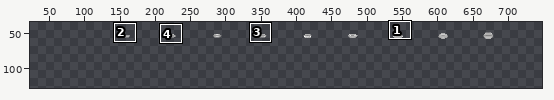
Two states of a pixel-art file, Assets/Images/mouths.aseprite. The first picture is a wide view before the edit; the outline marks the close-up.
Close-up. Before the commit:
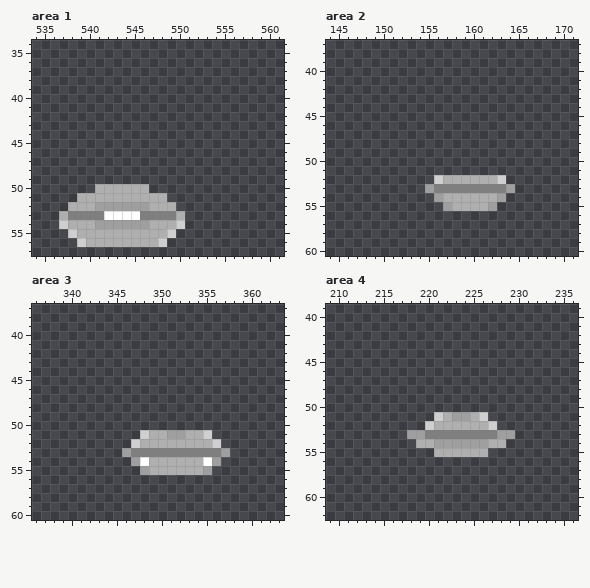
640x128 pixels, 1 frame. Shown: area 1: x 534..561, y 34..57; area 2: x 144..171, y 37..60; area 3: x 336..363, y 37..60; area 4: x 209..236, y 39..62. The old version is drawn lined up with the new one, on the new canvas. The wide view leaves out empty margins. The commit also changed other parts of the picture, which this record leaves out.
After the commit:
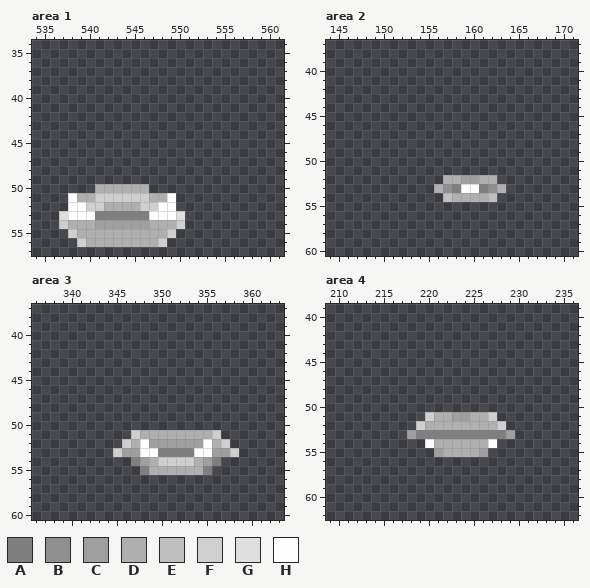
Palette (. is transparent): A #7f7f7f  B #8f8f8f  C #9f9f9f  D #afafaf  E #bfbfbf  F #cfcfcf  G #dfdfdf  H #fefefe
The exact change:
canvas 640x128 -> 768x128, the old top-left corner now at 128,0
--- area 1
@@ x 535..552 @@
 50 ......DDDDDD......
-51 ....DDDDDDDDDD....
-52 ...DDDCCCCCCDDD...
-53 ..DAAAAHHHHAAAAD..
+51 ...HDDFFFFFFDDH...
+52 ...HHFFDDDDFFHH...
+53 ..GHHHAAAAAAHHHG..
 54 ..FDDDCCCCCCDDDF..
--- area 2
@@ x 153..166 @@
 51 ..............
-52 ...FDDDDDDF...
-53 ..CAAAAAAAAC..
-54 ...CDDDDDDC...
-55 ....CDDDDC....
+52 ....DDCCDD....
+53 ...DBAHHABD...
+54 ....EDDDDE....
+55 ..............
 56 ..............
--- area 3
@@ x 343..360 @@
 50 ..................
-51 .....FDDCCDDF.....
-52 ....FDDDDDDDDF....
-53 ...CAAAAAAAAAAC...
-54 ....CHDDDDDDHC....
-55 .....CDDDDDDC.....
+51 ....FDDDDDDDDF....
+52 ...FDHCCCCCCHDF...
+53 ..FCCHHAAAAHHCCF..
+54 ....ACDFFFFDCA....
+55 .....ADDDDDDA.....
 56 ..................
--- area 4
@@ x 217..230 @@
 50 ..............
-51 ....FDCCDF....
-52 ...FDDDDDDF...
-53 .CCAAAAAAAACC.
-54 ..DDCCCCCCDD..
-55 ....DDDDDD....
+51 ...FDDCCDDF...
+52 ..FDDDDDDDDF..
+53 .CAAAAAAAAAAC.
+54 ...HDDDDDDH...
+55 ....CDDDDC....
 56 ..............
